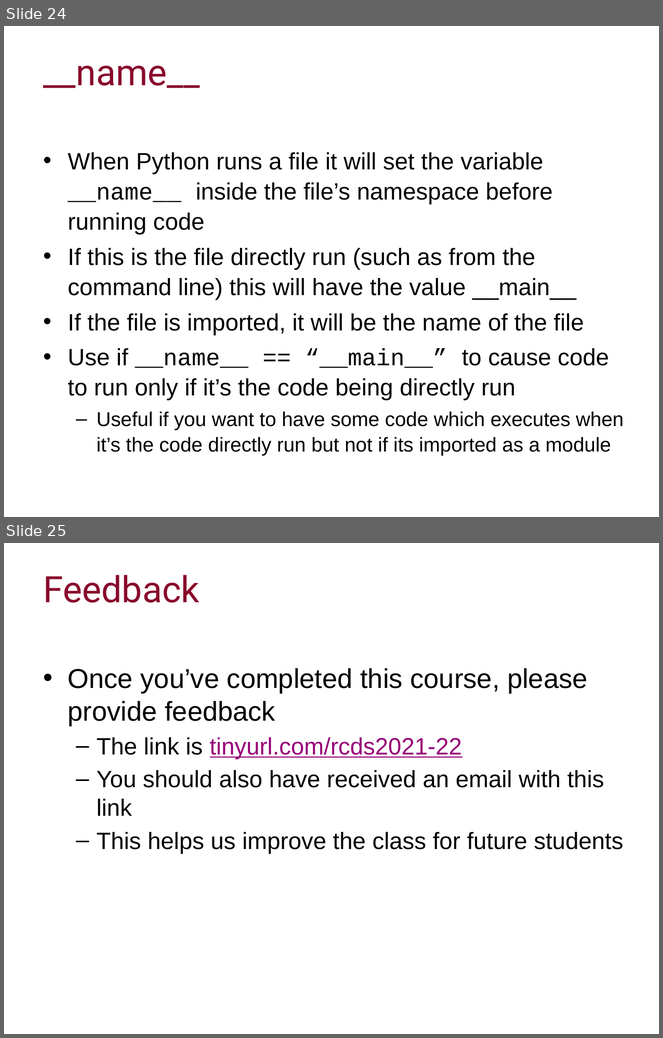
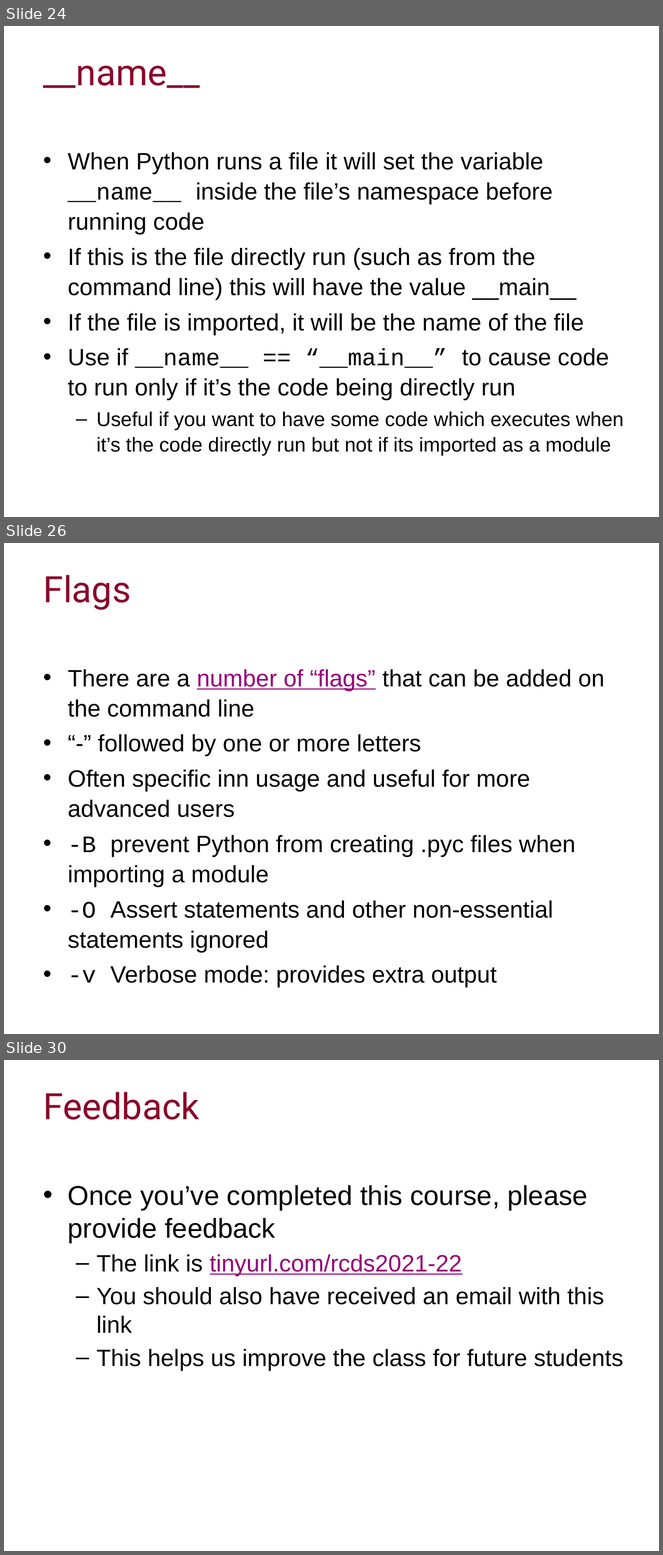
Before and after one commit to ImperialCollegeLondon/RCDS-managing-and-running-python-effectively, a slide deck: Managing and Running Python Effectively.pptx. Shown one above the other, each under a label of ours: slides 24 and 25 before the commit, slides 24, 26 and 30 after it; the slides between them are not shown. The pictures are 663x1038 and 663x1555 pixels, drawn with LibreOffice and Linux fonts; fonts in the diff are those of the drawing; background and template pictures are left out. Boxes give left, top, right and bottom in pixels: in the first picture for what was removed or moved away, otherwise in the second. Text is boxed around its words. In the diff, an @@ line names an element or a change of style, - is before the commit and + after.

Commit message:
Command lines

```diff
--- a/Managing and Running Python Effectively.pptx
+++ b/Managing and Running Python Effectively.pptx
@@ slide 26 added at (x1=4, y1=543, x2=659, y2=1034), background #FFFFFF @@
@@ title added at (x1=43, y1=575, x2=131, y2=610), 40 pt, text #89092B @@
+Flags
@@ text added at (x1=68, y1=669, x2=605, y2=988), 26 pt, text #000000 @@
+• There are a number of “flags” that can be added on the command line
+• “-” followed by one or more letters
+• Often specific inn usage and useful for more advanced users
+• -B prevent Python from creating .pyc files when importing a module
+• -O Assert statements and other non-essential statements ignored
+• -v Verbose mode: provides extra output
@@ what was slide 25 is now slide 30 @@
```
Also in this commit, not shown: 1 slide changed, 4 other slides added, 8 other files.
